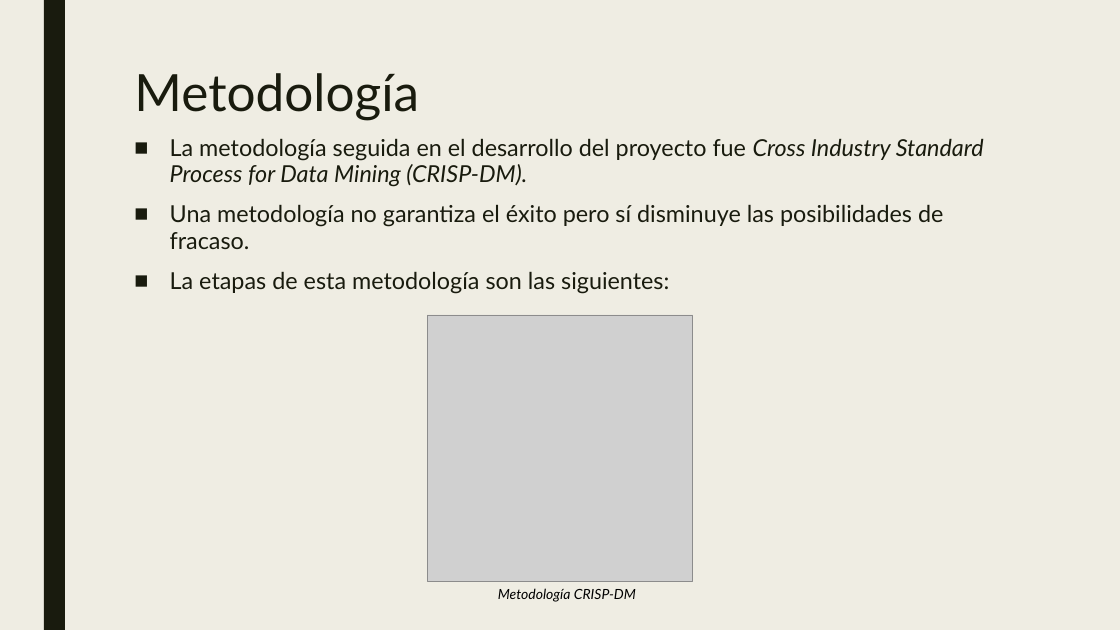
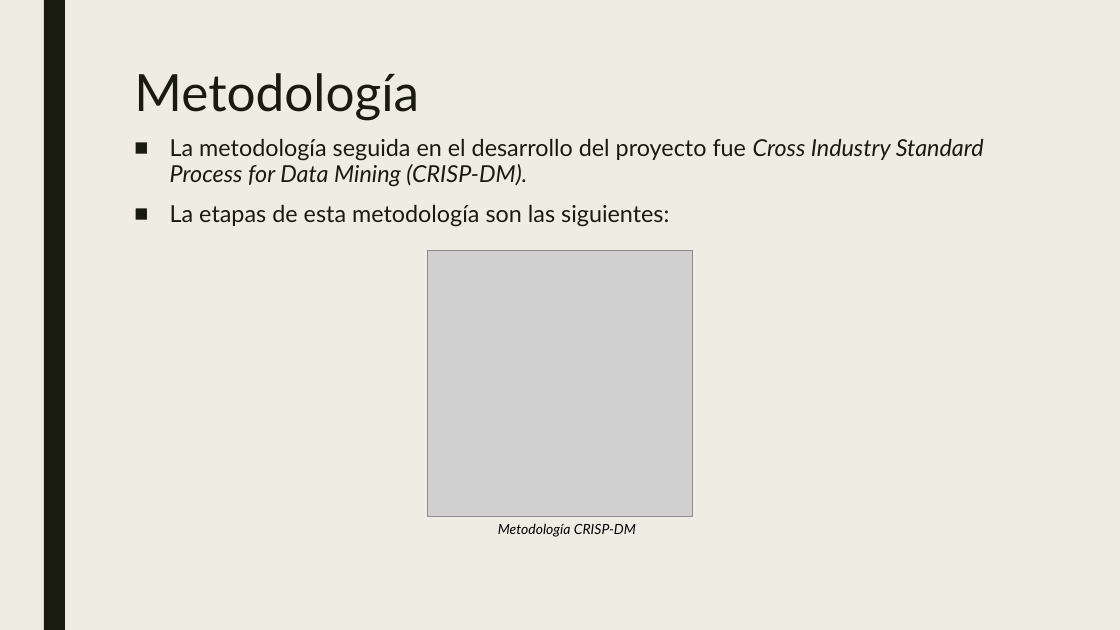
Before and after one commit to mariousm/Pneumonia-Detection, a slide deck: slide 10 of doc/presentacoin1.pptx. Drawn at 1120x630 pixels with LibreOffice and Linux fonts; fonts in the diff are those of the drawing; grey boxes stand for pictures. Boxes give left, top, right and bottom in pixels: in the first picture for what was removed or moved away, otherwise in the second. Text is boxed around its words. In the diff, an @@ line names an element or a change of style, - is before the commit and + after.

```diff
--- a/doc/presentacoin1.pptx
+++ b/doc/presentacoin1.pptx
@@ text at (170,204,943,249): paragraph removed @@
-■ Una metodología no garantiza el éxito pero sí disminuye las posibilidades de fracaso.
@@ picture: place and size @@
-picture at (427,315,693,581)
+picture at (427,250,693,517)
@@ text "Metodología CRISP-DM": place and size @@
-text "Metodología CRISP-DM" at (498,588,636,602)
+text "Metodología CRISP-DM" at (498,523,636,537)
```
Also in this commit, not shown: 6 other slides changed.
